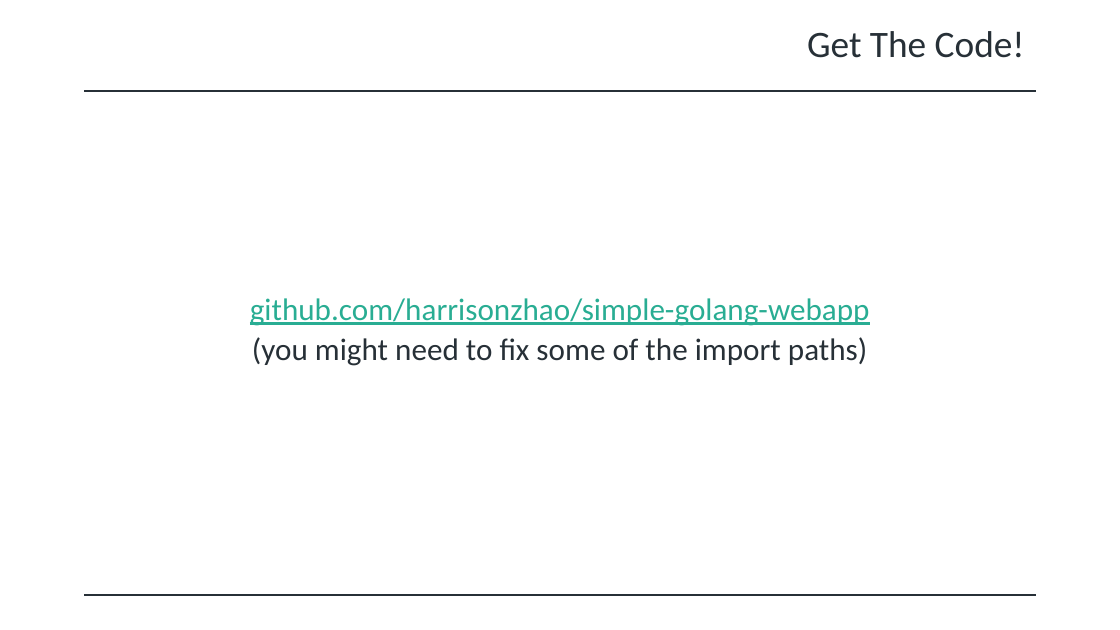
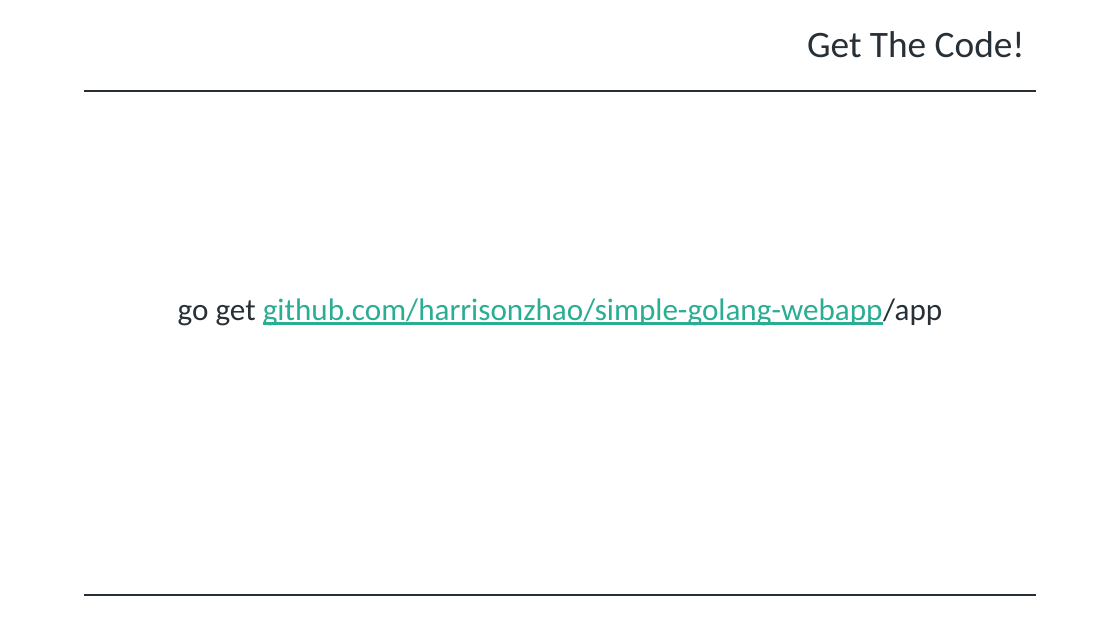
Before and after one commit to harrisonzhao/simple-golang-webapp, a slide deck: slide 30 of presentation/hackcooper presentation.pptx. Drawn at 1120x630 pixels with LibreOffice and Linux fonts; fonts in the diff are those of the drawing; background and template pictures are left out. Boxes give left, top, right and bottom in pixels: in the first picture for what was removed or moved away, otherwise in the second. Text is boxed around its words. In the diff, an @@ line names an element or a change of style, - is before the commit and + after.

```diff
--- a/presentation/hackcooper presentation.pptx
+++ b/presentation/hackcooper presentation.pptx
@@ text at [178,298,942,326]: text changed @@
-github.com/harrisonzhao/simple-golang-webapp
-(you might need to fix some of the import paths)
+go get github.com/harrisonzhao/simple-golang-webapp/app
```
Also in this commit, not shown: 1 other slide changed, 2 other files.
